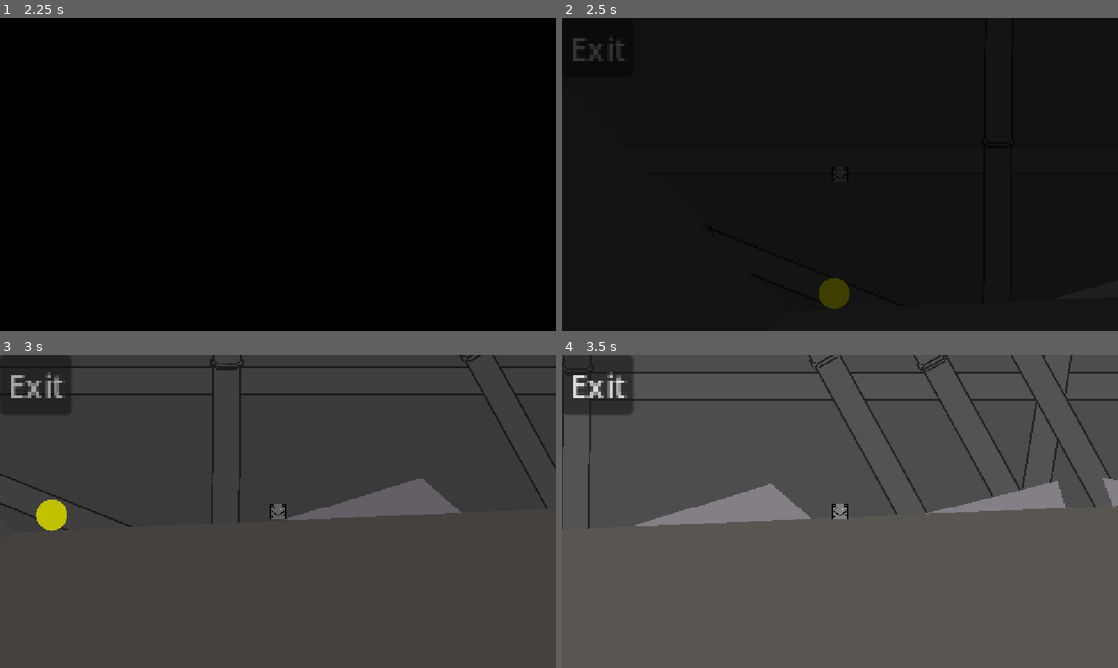
Above: before the commit, frames 1-4 (two rows, left to right).
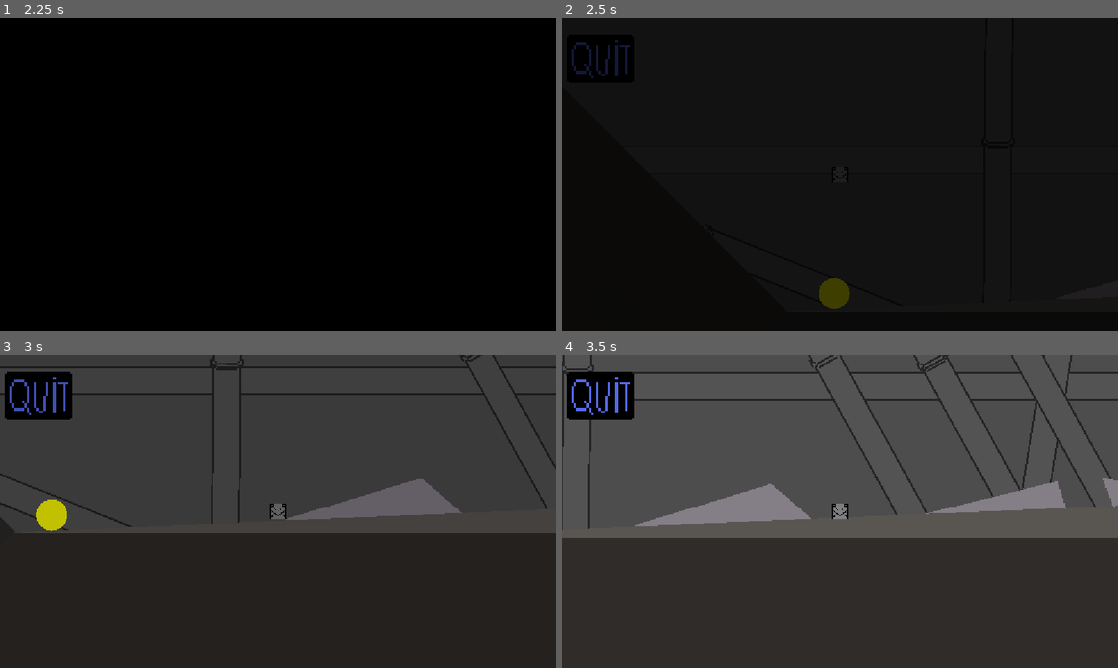
Above: after the commit, the same moments.

Repository: AlanW-bths/NYC-Haven-Jam
Game: Godot game, scene res://Main_Menu.tscn
The game is run twice, just before and just after one commit, with the same random seed, the same clock (stepped at 60 frames per second) and the same inputs.
Inputs (mouse positions are in pixels of both pictures, inside the frame that each line leads up to):
- Up to frame 1 (2.25 s): click (227, 127) at 0.5 s; click (227, 127) at 1.25 s; hold Right (right) from 2.03 s (still down); hold Shift (sprint) from 2.03 s (still down)
- Up to frame 2 (2.5 s): keep holding Right (right); keep holding Shift (sprint); tap Space (jump) at 2.27 s
- Up to frame 3 (3 s): keep holding Right (right); release Shift (sprint) at 2.78 s; tap Shift (sprint) at 2.85 s
- Up to frame 4 (3.5 s): keep holding Right (right); tap Space (jump) at 3.02 s

Frame 1 is identical in both runs. In frame 2, 0.5% of the frame differs, in the area x 1-52%, y 6-52%; in frame 3, 45%, in the area x 0-100%, y 4-100%; in frame 4, 44%.

Commit message:
final

Diff:
--- a/do-your-best!/Sisyphus.tscn
+++ b/do-your-best!/Sisyphus.tscn
@@ -6,9 +6,16 @@
 [ext_resource type="Texture2D" uid="uid://cpb2y2uclgs2a" path="res://Assets/longpipe.png" id="3_00d75"]
 [ext_resource type="Script" uid="uid://b68aqg6b548ev" path="res://Scripts/ball_reset.gd" id="3_378f1"]
 [ext_resource type="Texture2D" uid="uid://pkl422fopq2v" path="res://Assets/sisyphus_map.png" id="3_arf4r"]
+[ext_resource type="Texture2D" uid="uid://ca22j8pwukdib" path="res://Assets/sewer.png" id="5_8t776"]
 [ext_resource type="Texture2D" uid="uid://8ls6im6axylh" path="res://Assets/squouse-1.png.png" id="5_un3nu"]
+[ext_resource type="Texture2D" uid="uid://lof4oxq0ovc6" path="res://Assets/squouse-2.png.png" id="6_ovgts"]
 [ext_resource type="Texture2D" uid="uid://b7kca460h1gck" path="res://Assets/longerpipe.png" id="7_ovgts"]
+[ext_resource type="Texture2D" uid="uid://dhm4l6g5k7nf4" path="res://Assets/Quit_nuetral.png" id="9_6hsk2"]
 [ext_resource type="Texture2D" uid="uid://lt31h4pl83lk" path="res://Assets/Silly guy.png" id="9_mc2ep"]
+[ext_resource type="Texture2D" uid="uid://1i17rj4qynxg" path="res://Assets/Quit_click.png" id="10_i7m57"]
+[ext_resource type="Texture2D" uid="uid://b28oo23mwfx3d" path="res://Assets/Quit_hover.png" id="11_67ry2"]
+[ext_resource type="Texture2D" uid="uid://cqv6mlla7lgop" path="res://Assets/mouse-1.png.png" id="15_jtv0r"]
+[ext_resource type="Texture2D" uid="uid://bwxv7epu8306l" path="res://Assets/mouse-2.png.png" id="16_e8o1n"]
 
 [sub_resource type="PhysicsMaterial" id="PhysicsMaterial_0c5gw"]
 bounce = 0.95
@@ -37,6 +44,14 @@
 size = Vector2(8, 8)
 
 [sub_resource type="QuadMesh" id="QuadMesh_orrq1"]
+
+[sub_resource type="AnimatedTexture" id="AnimatedTexture_ndujj"]
+frames = 2
+speed_scale = 2.0
+frame_0/texture = ExtResource("5_un3nu")
+frame_0/duration = 0.5
+frame_1/texture = ExtResource("6_ovgts")
+frame_1/duration = 0.5
 
 [sub_resource type="RectangleShape2D" id="RectangleShape2D_vyfme"]
 size = Vector2(18.478004, 2)
@@ -65,6 +80,20 @@
 "speed": 5.0
 }]
 
+[sub_resource type="SpriteFrames" id="SpriteFrames_fb8vc"]
+animations = [{
+"frames": [{
+"duration": 1.0,
+"texture": ExtResource("15_jtv0r")
+}, {
+"duration": 1.0,
+"texture": ExtResource("16_e8o1n")
+}],
+"loop": 1,
+"name": &"default",
+"speed": 5.0
+}]
+
 [node name="Node2D" type="Node2D" unique_id=1121677183]
 script = ExtResource("1_un3nu")
 
@@ -403,6 +432,7 @@
 position = Vector2(819.5, 243.49997)
 scale = Vector2(4841, 502.99994)
 mesh = SubResource("QuadMesh_5qk0w")
+texture = ExtResource("5_8t776")
 
 [node name="Map" type="StaticBody2D" parent="." unique_id=1579771505]
 position = Vector2(1750, 382)
@@ -424,6 +454,7 @@
 position = Vector2(-0.41584396, 0.5907006)
 scale = Vector2(482.30472, 380.79666)
 mesh = SubResource("QuadMesh_vyfme")
+texture = ExtResource("5_8t776")
 
 [node name="leftWall" type="StaticBody2D" parent="Map" unique_id=728353870]
 modulate = Color(0.44755095, 0.44755095, 0.44755095, 1)
@@ -443,6 +474,7 @@
 position = Vector2(-0.36158562, 0.56025124)
 scale = Vector2(577.3259, 817.5015)
 mesh = SubResource("QuadMesh_eaghv")
+texture = ExtResource("5_8t776")
 
 [node name="Floor1" type="CollisionPolygon2D" parent="Map" unique_id=1520857355]
 polygon = PackedVector2Array(-2452.7222, 496, -2500, 500, -263.61035, 500, -267.90845, 368, -290.83105, 370, -372.49292 …(356 unchanged characters)…
@@ -506,18 +538,22 @@
 rotation = 3.1415927
 scale = Vector2(-8, 8)
 mesh = SubResource("QuadMesh_orrq1")
-texture = ExtResource("5_un3nu")
+texture = SubResource("AnimatedTexture_ndujj")
 
 [node name="Camera2D" type="Camera2D" parent="Player" unique_id=2110093978]
 scale = Vector2(-2.720001, 1)
 zoom = Vector2(4, 4)
 
-[node name="exit" type="Button" parent="Player" unique_id=1037597732]
+[node name="exit" type="TextureButton" parent="Player" unique_id=1219767604]
 offset_left = -144.0
 offset_top = -81.0
-offset_right = -107.0
-offset_bottom = -50.0
-text = "Exit"
+offset_right = -104.0
+offset_bottom = -41.0
+texture_normal = ExtResource("9_6hsk2")
+texture_pressed = ExtResource("10_i7m57")
+texture_hover = ExtResource("11_67ry2")
+texture_disabled = ExtResource("10_i7m57")
+stretch_mode = 5
 
 [node name="Main" parent="." unique_id=875315298 instance=ExtResource("1_fhhho")]
 visible = false
@@ -545,7 +581,15 @@
 position = Vector2(3503, 478)
 scale = Vector2(0.4843769, 0.4843769)
 sprite_frames = SubResource("SpriteFrames_vpjif")
-frame_progress = 0.6791404
+autoplay = "default"
+frame_progress = 0.12857932
+
+[node name="AnimatedSprite2D2" type="AnimatedSprite2D" parent="." unique_id=1631399651]
+position = Vector2(3473.8225, 455.2405)
+scale = Vector2(0.6360922, 0.6079482)
+sprite_frames = SubResource("SpriteFrames_fb8vc")
+autoplay = "default"
+frame_progress = 0.2973557
 
 [connection signal="pressed" from="Player/exit" to="." method="_on_exit_pressed"]
 [connection signal="timeout" from="Main/Timer" to="." method="_on_timer_timeout"]
